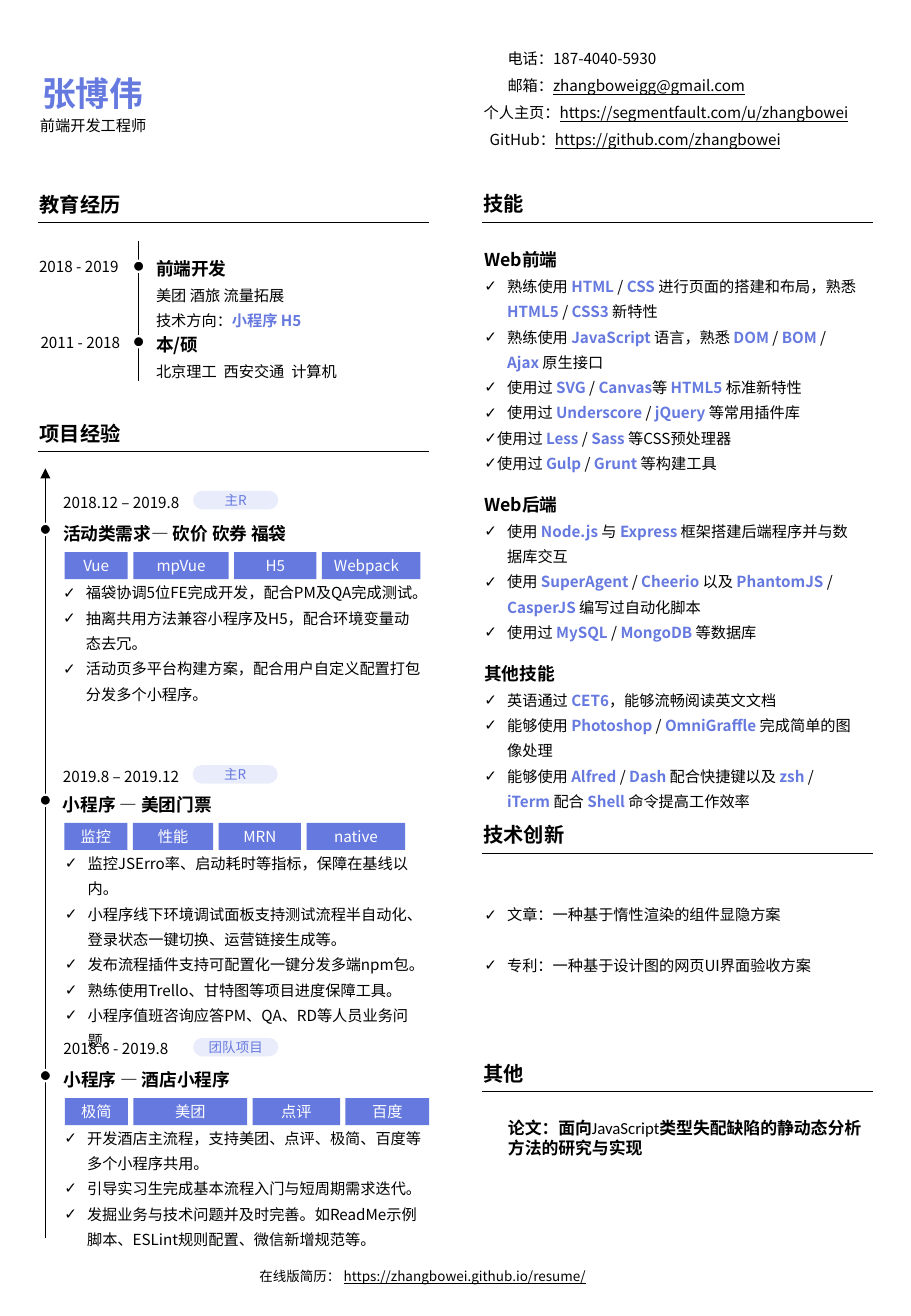
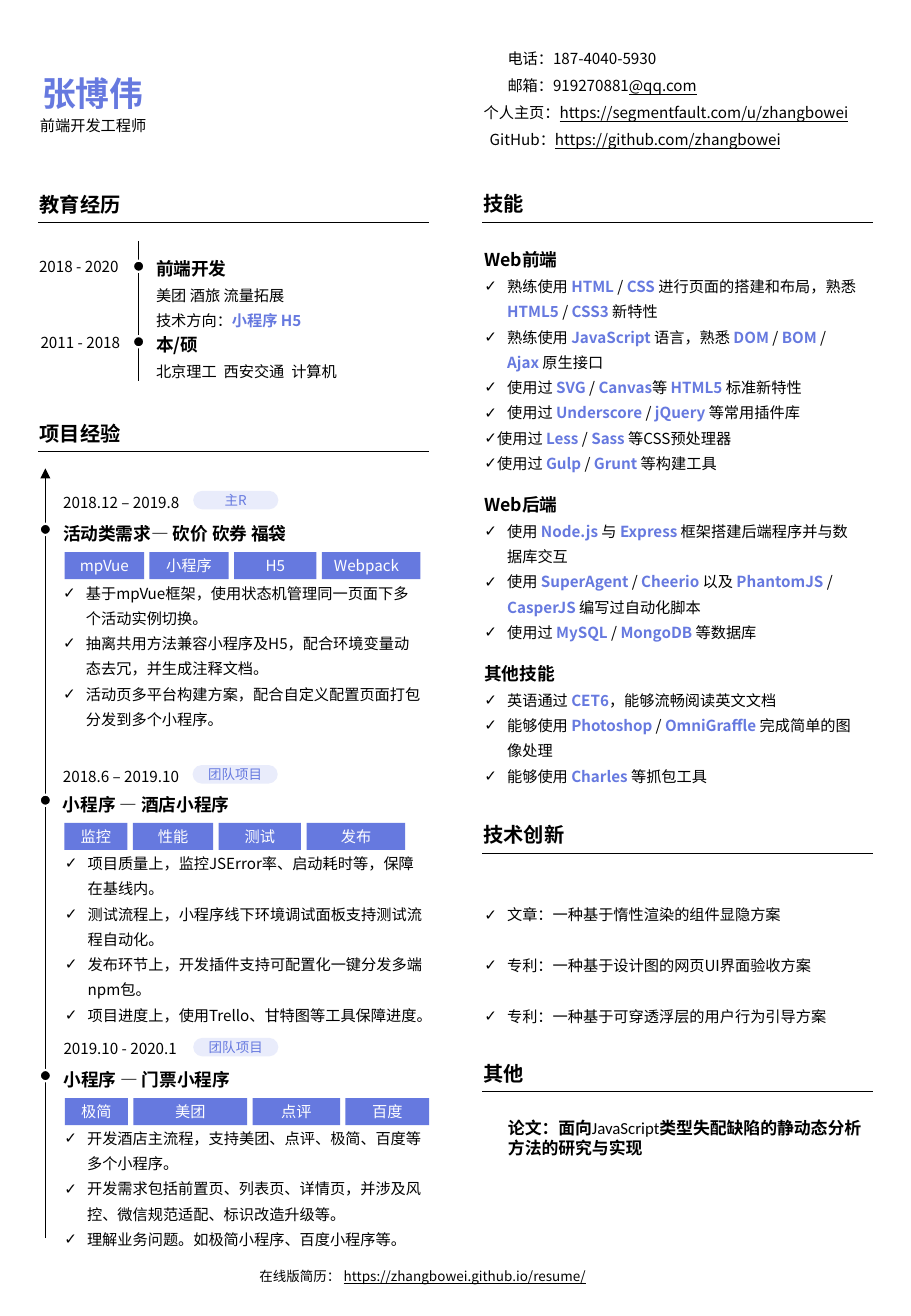
Before and after one commit to zhangbowei/resume, a slide deck: slide 1 of doc/resume.pptx. Drawn at 911x1316 pixels with LibreOffice and Linux fonts; fonts in the diff are those of the drawing. Boxes give left, top, right and bottom in pixels: in the first picture for what was removed or moved away, otherwise in the second. Text is boxed around its words. In the diff, an @@ line names an element or a change of style, - is before the commit and + after.

```diff
--- a/doc/resume.pptx
+++ b/doc/resume.pptx
@@ text at [508,78,697,95]: text changed @@
-邮箱：zhangboweigg@gmail.com
+邮箱：919270881@qq.com
@@ text at [39,260,119,272]: text changed @@
-2018 - 2019
+2018 - 2020
@@ rectangle "mpVue": place and size @@
-rectangle "mpVue" at [134,553,230,579]
+rectangle "mpVue" at [64,553,143,579]
@@ rectangle removed at [64,553,128,579] @@
-Vue
@@ rectangle added at [149,553,228,579], fill #6679DF, 9 pt, text #FFFFFF @@
+小程序
@@ text at [86,586,420,727]: text changed @@
-✓ 福袋协调5位FE完成开发，配合PM及QA完成测试。
-✓ 抽离共用方法兼容小程序及H5，配合环境变量动态去冗。
-✓ 活动页多平台构建方案，配合用户自定义配置打包分发多个小程序。
+✓ 基于mpVue框架，使用状态机管理同一页面下多个活动实例切换。
+✓ 抽离共用方法兼容小程序及H5，配合环境变量动态去冗，并生成注释文档。
+✓ 活动页多平台构建方案，配合自定义配置页面打包分发到多个小程序。
@@ text at [63,770,179,782]: text changed @@
-2019.8 – 2019.12
+2018.6 – 2019.10
@@ text in rounded rectangle at [208,768,262,780]: text changed @@
-主R
+团队项目
@@ text at [507,769,707,784]: text changed @@
-✓ 能够使用 Alfred / Dash 配合快捷键以及 zsh / iTerm 配合 Shell 命令提高工作效率
+✓ 能够使用 Charles 等抓包工具
@@ text at [63,796,229,813]: text changed @@
-小程序 — 美团门票
+小程序 — 酒店小程序
@@ text in rectangle at [245,829,275,843]: text changed @@
-MRN
+测试
@@ text in rectangle at [341,829,371,843]: text changed @@
-native
+发布
@@ text at [88,856,432,1023]: text changed @@
-✓ 监控JSErro率、启动耗时等指标，保障在基线以内。
-✓ 小程序线下环境调试面板支持测试流程半自动化、登录状态一键切换、运营链接生成等。
-✓ 发布流程插件支持可配置化一键分发多端npm包。
-✓ 熟练使用Trello、甘特图等项目进度保障工具。
-✓ 小程序值班咨询应答PM、QA、RD等人员业务问题。
+✓ 项目质量上，监控JSError率、启动耗时等，保障在基线内。
+✓ 测试流程上，小程序线下环境调试面板支持测试流程自动化。
+✓ 发布环节上，开发插件支持可配置化一键分发多端npm包。
+✓ 项目进度上，使用Trello、甘特图等工具保障进度。
@@ text at [507,1009,826,1024]: paragraph added @@
+✓ 专利：一种基于可穿透浮层的用户行为引导方案
@@ text at [64,1042,176,1054]: text changed @@
-2018.6 - 2019.8
+2019.10 - 2020.1
@@ text at [64,1071,230,1088]: text changed @@
-小程序 — 酒店小程序
+小程序 — 门票小程序
@@ text at [87,1131,421,1247]: text changed @@
-✓ 开发酒店主流程，支持美团、点评、极简、百度等多个小程序共用。
-✓ 引导实习生完成基本流程入门与短周期需求迭代。
-✓ 发掘业务与技术问题并及时完善。如ReadMe示例脚本、ESLint规则配置、微信新增规范等。
+✓ 开发酒店主流程，支持美团、点评、极简、百度等多个小程序。
+✓ 开发需求包括前置页、列表页、详情页，并涉及风控、微信规范适配、标识改造升级等。
+✓ 理解业务问题。如极简小程序、百度小程序等。
```
Also in this commit, not shown: 1 other file.
